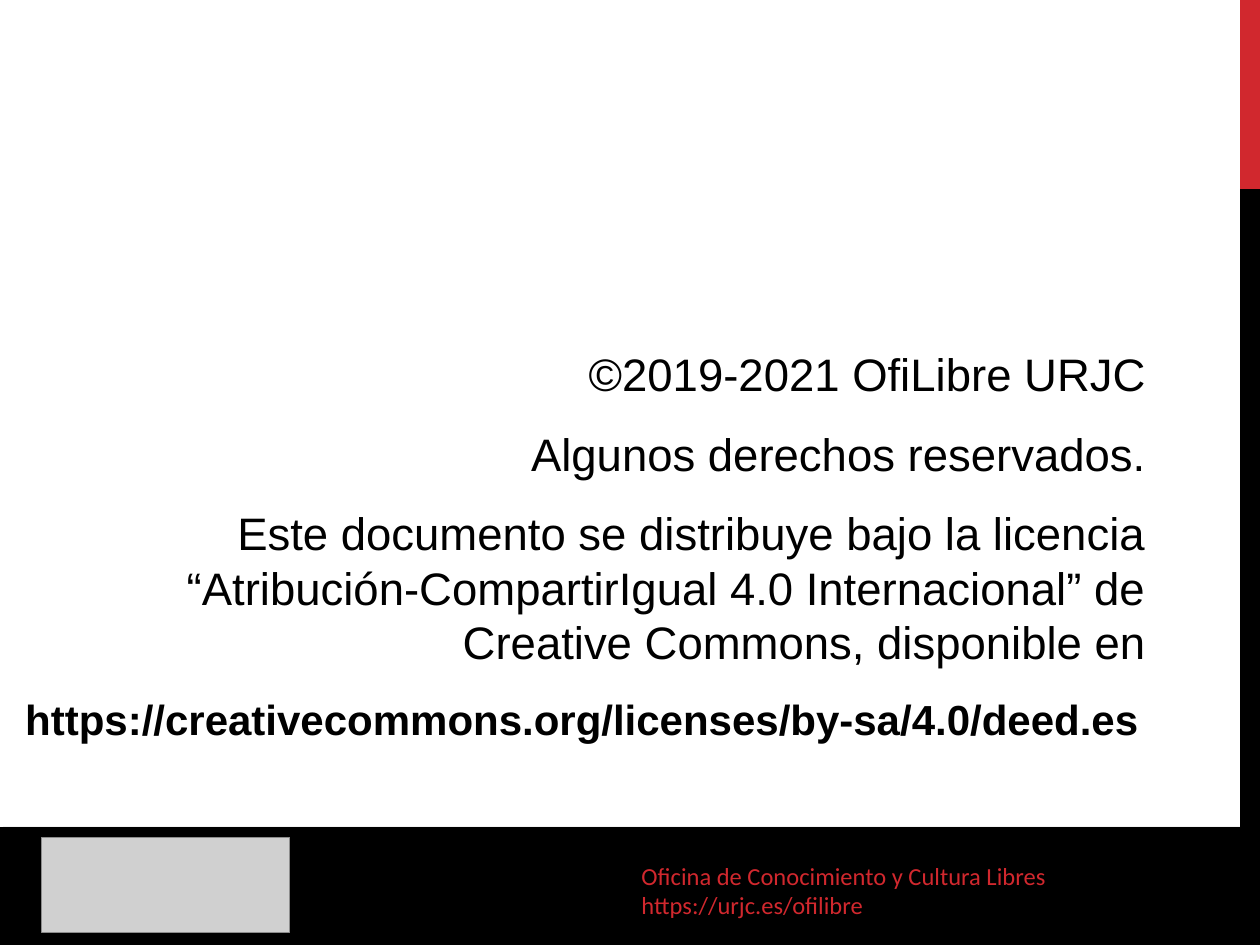
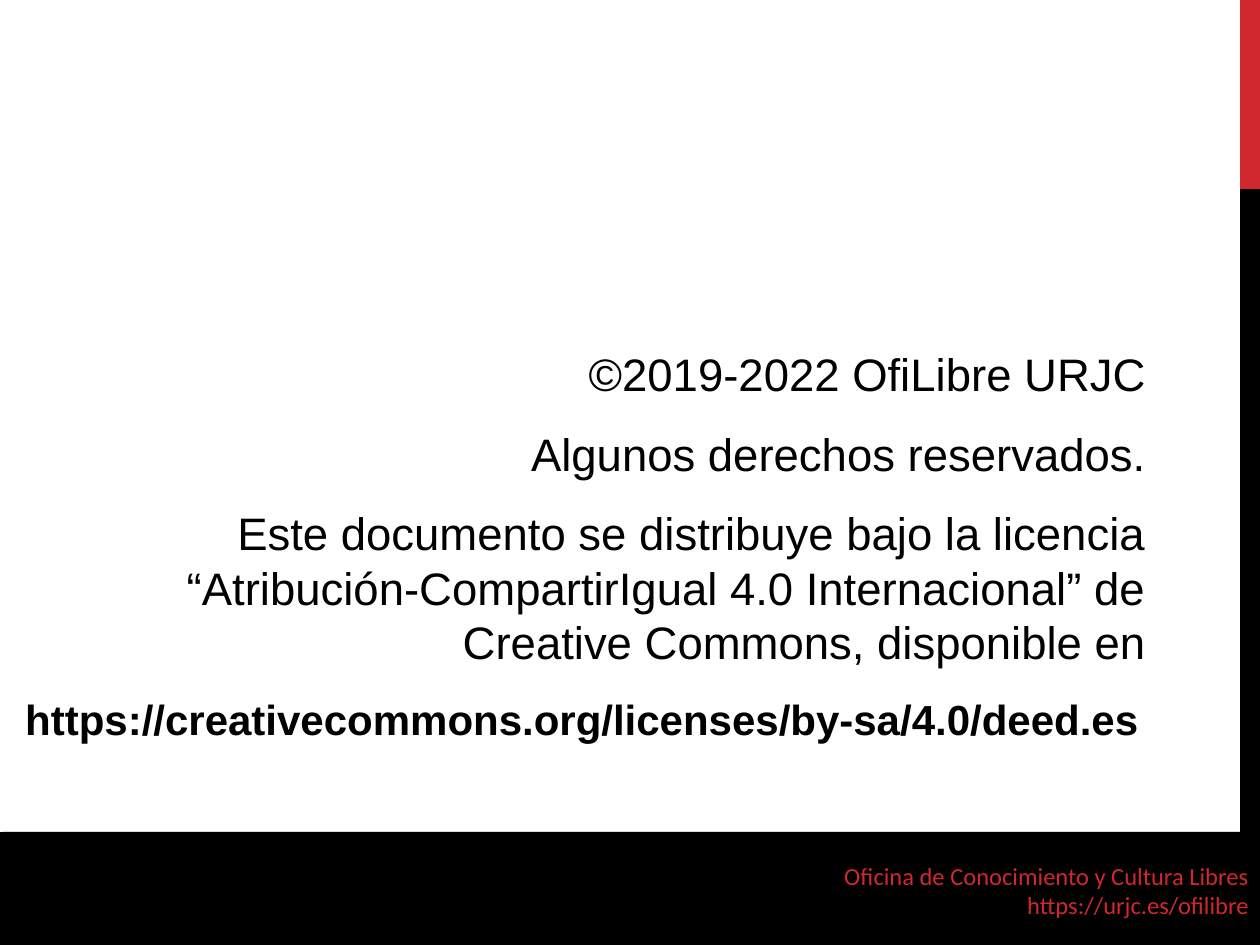
Before and after one commit to gabrielIzquierdo/OfiLibreGabri.github.io, a slide deck: slide 55 of static/transpas/tfgs-abiertos/TFGs_Abiertos.odp (slide 50 before the commit). Drawn at 1260x945 pixels with LibreOffice and Linux fonts; fonts in the diff are those of the drawing; grey boxes stand for pictures; background and template pictures are left out. Boxes give left, top, right and bottom in pixels: in the first picture for what was removed or moved away, otherwise in the second. Text is boxed around its words. In the diff, an @@ line names an element or a change of style, - is before the commit and + after.

```diff
--- a/static/transpas/tfgs-abiertos/TFGs_Abiertos.odp
+++ b/static/transpas/tfgs-abiertos/TFGs_Abiertos.odp
@@ text at box(589, 358, 1145, 392): text changed @@
-©2019-2021 OfiLibre URJC
+©2019-2022 OfiLibre URJC
@@ freeform shape removed at box(0, 827, 1260, 945) @@
@@ freeform shape added at box(0, 832, 1260, 945), fill #000000 @@
@@ picture removed at box(42, 838, 290, 932) @@
@@ text removed at box(641, 868, 1045, 918) @@
-Oficina de Conocimiento y Cultura Libres
-https://urjc.es/ofilibre
@@ text added at box(844, 868, 1248, 918), 14 pt, text #D1282E @@
+Oficina de Conocimiento y Cultura Libres
+https://urjc.es/ofilibre
```
Also in this commit, not shown: 47 other slides changed, 7 slides added, 2 slides removed, 1 other file.
